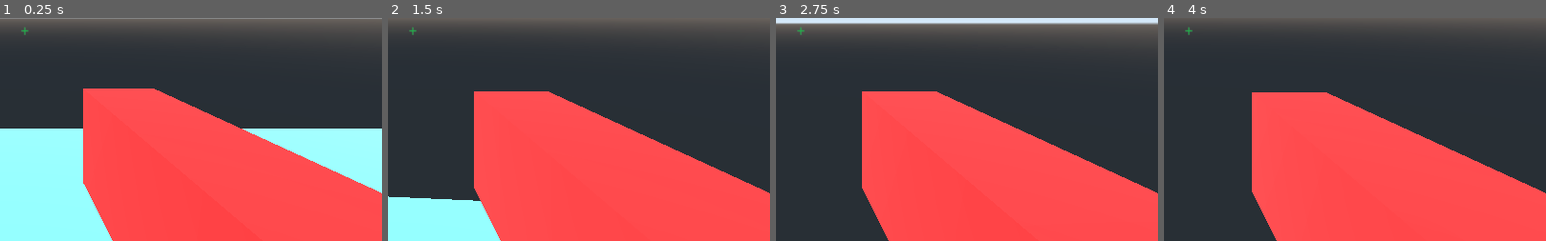
Above: before the commit, frames 1-4 (left to right).
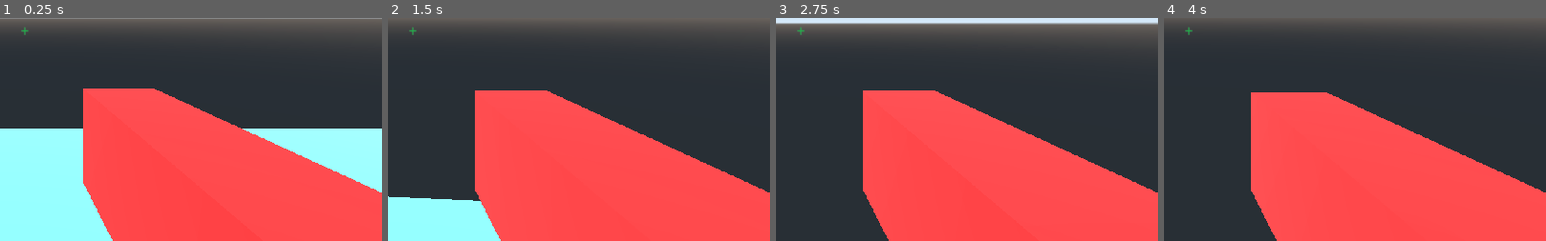
Above: after the commit, the same moments.

Repository: SajawalHassan/Shooting_game
Game: Godot game, scene res://World/World.tscn
Two runs of this game, one before a commit and one after it. Both use one fixed random seed, a clock stepped at 60 frames per second and the inputs below.
Inputs (mouse positions are % of the whole screen's width and height, from its top left):
- Up to frame 1 (0.25 s): no input
- Up to frame 2 (1.5 s): move the mouse to (55, 50) at 0.52 s; hold W (move_forward) from 0.53 s (still down); tap Middle mouse button (ability) at 0.6 s; tap Space (jump) at 0.77 s; move the mouse to (45, 50) at 1.27 s; click (45, 50) at 1.35 s
- Up to frame 3 (2.75 s): keep holding W (move_forward); tap Space (jump) at 1.52 s; tap Enter at 2 s; move the mouse to (52, 48) at 2.02 s; hold Ctrl (sprint) from 2.03 s (still down)
- Up to frame 4 (4 s): keep holding W (move_forward); tap Space (jump) at 2.75, 3.02, 3.77 s; move the mouse to (49, 52) at 2.77 s; release Ctrl (sprint) at 2.78 s; tap Middle mouse button (ability) at 2.85 s; tap Enter at 3.5 s; move the mouse to (57, 51) at 3.52 s; press the mouse at (57, 51) at 3.53 s
The pictures show only the part of the screen within x 50-100%, y 50-100%; the shares and areas given below are measured in that part.

The runs differ from the first frame. In frame 1, less than 0.1% of the frame differs, in the area x 22-100%, y 32-100%; in frame 2, 0.3%; in frame 3, 0.3%; in frame 4, 0.2%.

Commit message:
Fixed a bug with the gun going into walls

Diff:
--- /dev/null
+++ b/Actual_shooting_game/Health/HealthBar.tscn
@@ -0,0 +1,21 @@
+[gd_scene load_steps=2 format=2]
+
+[ext_resource path="res://Health/theme.tres" type="Theme" id=1]
+
+[node name="HealthBar" type="Control"]
+anchor_right = 1.0
+anchor_bottom = 1.0
+__meta__ = {
+"_edit_use_anchors_": false
+}
+
+[node name="ProgressBar" type="ProgressBar" parent="."]
+margin_left = 187.92
+margin_top = 291.714
+margin_right = 828.92
+margin_bottom = 339.714
+theme = ExtResource( 1 )
+value = 100.0
+__meta__ = {
+"_edit_use_anchors_": false
+}
--- /dev/null
+++ b/Actual_shooting_game/Health/theme.tres
@@ -0,0 +1,19 @@
+[gd_resource type="Theme" load_steps=3 format=2]
+
+[sub_resource type="StyleBoxFlat" id=1]
+bg_color = Color( 0.670588, 0.207843, 0.207843, 0 )
+
+[sub_resource type="StyleBoxFlat" id=2]
+bg_color = Color( 1, 0, 0, 1 )
+border_width_left = 10
+border_width_top = 10
+border_width_right = 10
+border_width_bottom = 10
+border_color = Color( 0.8, 0.8, 0.8, 0 )
+
+[resource]
+ProgressBar/colors/font_color = Color( 0.25098, 0.741176, 0.74902, 1 )
+ProgressBar/colors/font_color_shadow = Color( 0, 0, 0, 1 )
+ProgressBar/fonts/font = null
+ProgressBar/styles/bg = SubResource( 1 )
+ProgressBar/styles/fg = SubResource( 2 )
--- a/Actual_shooting_game/Player/Player.gd
+++ b/Actual_shooting_game/Player/Player.gd
@@ -30,6 +30,9 @@
 
 onready var anim_player = $Head/Camera/AnimationPlayer
 
+onready var camera = $Head/Camera
+onready var gun_cam = $Head/Camera/ViewportContainer/Viewport/GunCam
+
 # To set the mouse invisible
 func _ready():
 	Input.set_mouse_mode(Input.MOUSE_MODE_CAPTURED)
@@ -50,7 +53,7 @@
 	if is_on_floor():
 		jump_num = 0
 
-
+	gun_cam.global_transform = camera.global_transform
 
 
 # Firing by checking if the raycast is colliding with an enemy
--- a/Actual_shooting_game/Player/Player.tscn
+++ b/Actual_shooting_game/Player/Player.tscn
@@ -8,10 +8,6 @@
 [sub_resource type="CapsuleShape" id=1]
 radius = 0.5
 height = 1.5
-
-[sub_resource type="CapsuleMesh" id=2]
-radius = 0.5
-mid_height = 1.5
 
 [sub_resource type="Animation" id=3]
 length = 0.1
@@ -35,15 +31,11 @@
 transform = Transform( 1, 0, 0, 0, -4.37114e-08, -1, 0, 1, -4.37114e-08, 0, 0, 0 )
 shape = SubResource( 1 )
 
-[node name="MeshInstance" type="MeshInstance" parent="."]
-transform = Transform( 1, 0, 0, 0, -4.37114e-08, -1, 0, 1, -4.37114e-08, 0, 0, 0 )
-mesh = SubResource( 2 )
-material/0 = null
-
 [node name="Head" type="Spatial" parent="."]
 
 [node name="Camera" type="Camera" parent="Head"]
 transform = Transform( 1, 0, 0, 0, 1, 0, 0, 0, 1, 0, 0.810853, 0 )
+cull_mask = 1048573
 
 [node name="RayCast" type="RayCast" parent="Head/Camera"]
 enabled = true
@@ -53,6 +45,7 @@
 transform = Transform( 1, 0, 0, 0, 1, 0, 0, 0, 1, 0.503, -0.5, -0.349569 )
 
 [node name="Gun" parent="Head/Camera/Hand" instance=ExtResource( 4 )]
+layers = 2
 
 [node name="AnimationPlayer" type="AnimationPlayer" parent="Head/Camera"]
 anims/fire = SubResource( 3 )
@@ -71,3 +64,19 @@
 enabled = true
 cast_to = Vector3( 0, 0, -10 )
 script = ExtResource( 3 )
+
+[node name="ViewportContainer" type="ViewportContainer" parent="Head/Camera"]
+anchor_right = 1.0
+anchor_bottom = 1.0
+__meta__ = {
+"_edit_use_anchors_": false
+}
+
+[node name="Viewport" type="Viewport" parent="Head/Camera/ViewportContainer"]
+size = Vector2( 1024, 600 )
+transparent_bg = true
+handle_input_locally = false
+render_target_update_mode = 3
+
+[node name="GunCam" type="Camera" parent="Head/Camera/ViewportContainer/Viewport"]
+cull_mask = 2
--- a/Actual_shooting_game/Walls/Wall.tscn
+++ b/Actual_shooting_game/Walls/Wall.tscn
@@ -11,6 +11,7 @@
 points = PoolVector3Array( -2, 1.25, 0.5, 2, 1.25, -0.5, 2, 1.25, 0.5, -2, 1.25, -0.5, -2, -1.25, 0.5, 2, -1.25, -0.5,  …(280 unchanged characters)…
 
 [node name="Wall" type="StaticBody"]
+transform = Transform( 1, 0, 0, 0, 1, 0, 0, 0, 1, 0, 0, 0 )
 
 [node name="MeshInstance" type="MeshInstance" parent="."]
 transform = Transform( 1, 0, 0, 0, 1, 0, 0, 0, 1, 0, 1, 0 )
Not shown: 1 places in Actual_shooting_game/Player/Player.tscn that only renumber resources
